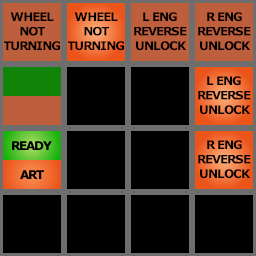
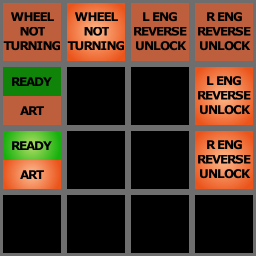
Before/after of a 256×256 layered artwork. What changed in the layer stack:
removed layer "ART" over <box>20,170,44,179</box>
painted on "Layer" over <box>3,12,251,179</box>
painted on "txt_cockpit_warnings_2.rgb" over <box>3,3,253,189</box>
